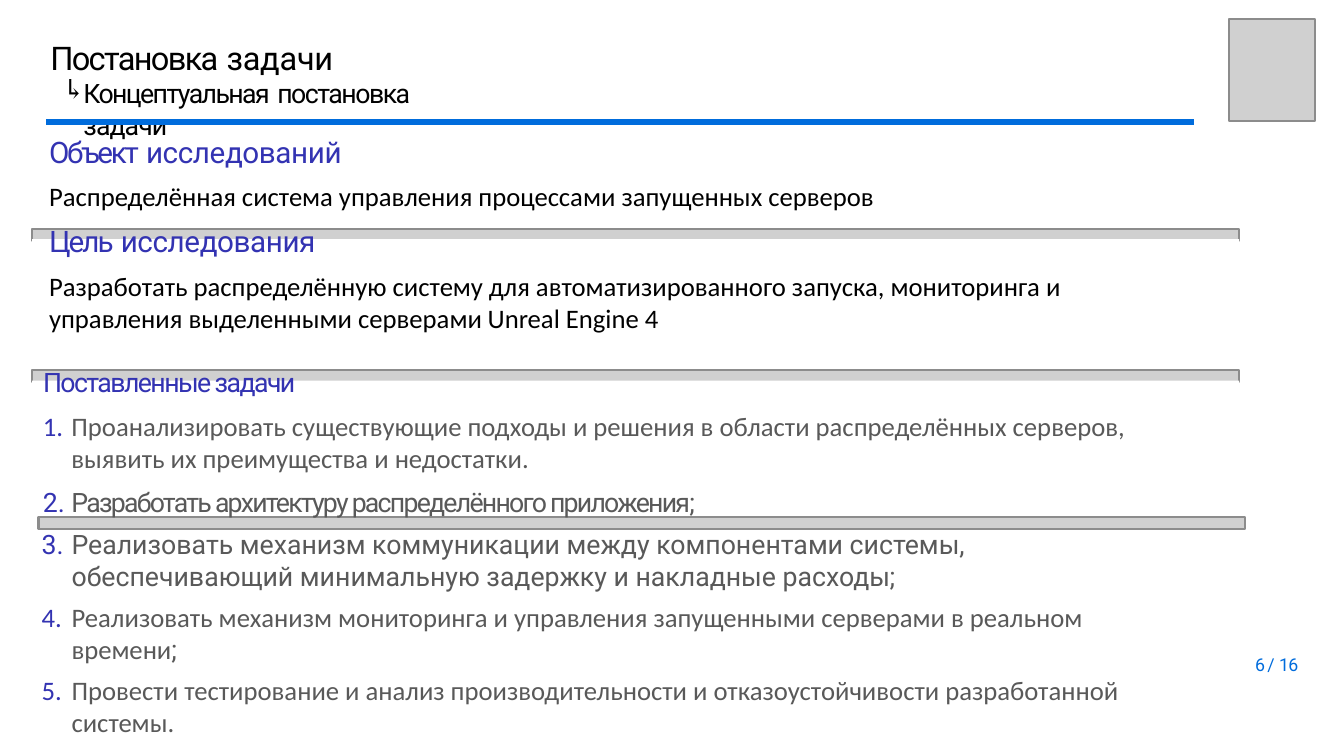
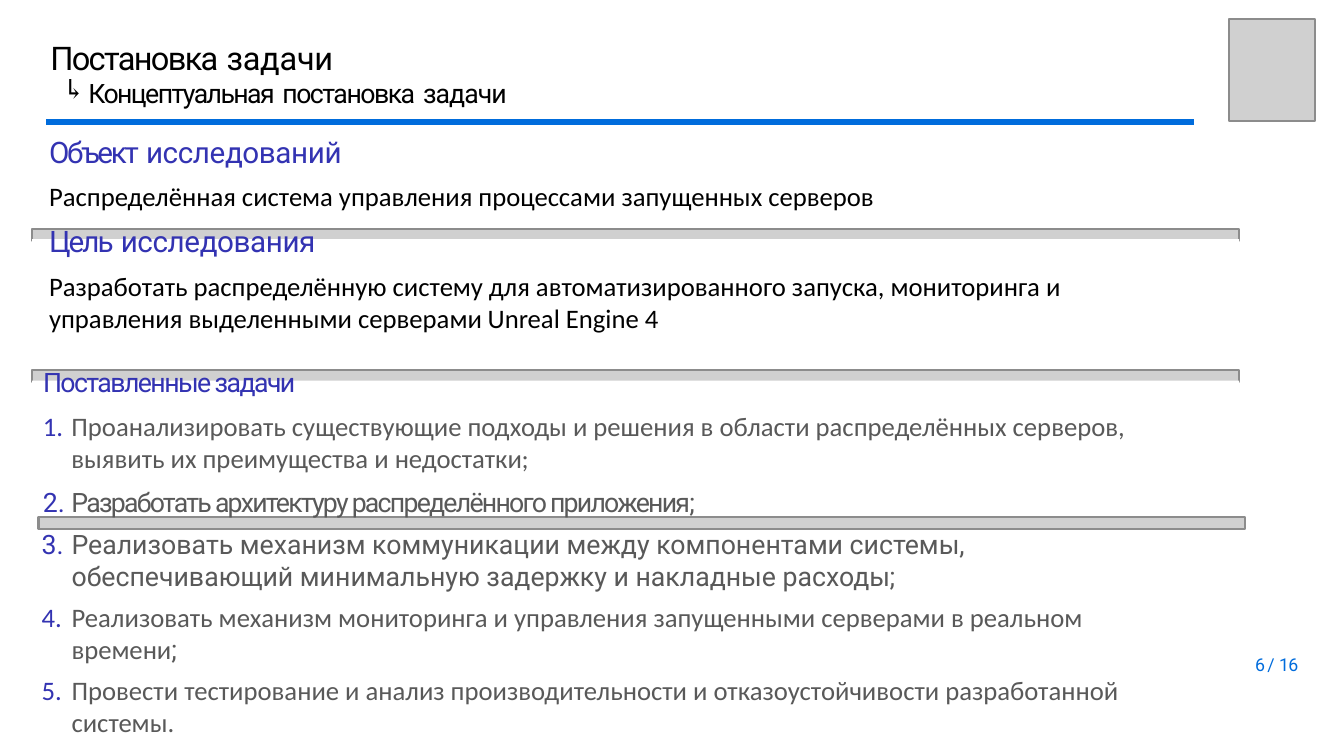
Before and after one commit to youngB0rrov/bmstu_doc, a slide deck: slide 4 of Master/Diploma/presentation/Презентация.pptx. Drawn at 1344x756 pixels with LibreOffice and Linux fonts; fonts in the diff are those of the drawing; grey boxes stand for pictures; background and template pictures are left out. Boxes give left, top, right and bottom in pixels: in the first picture for what was removed or moved away, otherwise in the second. Text is boxed around its words. In the diff, an @@ line names an element or a change of style, - is before the commit and + after.

```diff
--- a/Master/Diploma/presentation/Презентация.pptx
+++ b/Master/Diploma/presentation/Презентация.pptx
@@ title "Постановка задачи" rewrapped from (50,47,410,139) to (50,47,507,109) @@
@@ text at (71,418,1125,473): text changed @@
-1. Проанализировать существующие подходы и решения в области распределённых серверов, выявить их преимущества и недостатки.
+1. Проанализировать существующие подходы и решения в области распределённых серверов, выявить их преимущества и недостатки;
```
Also in this commit, not shown: 5 other slides changed, 2 slides added, 3 slides removed, 1 other file.
